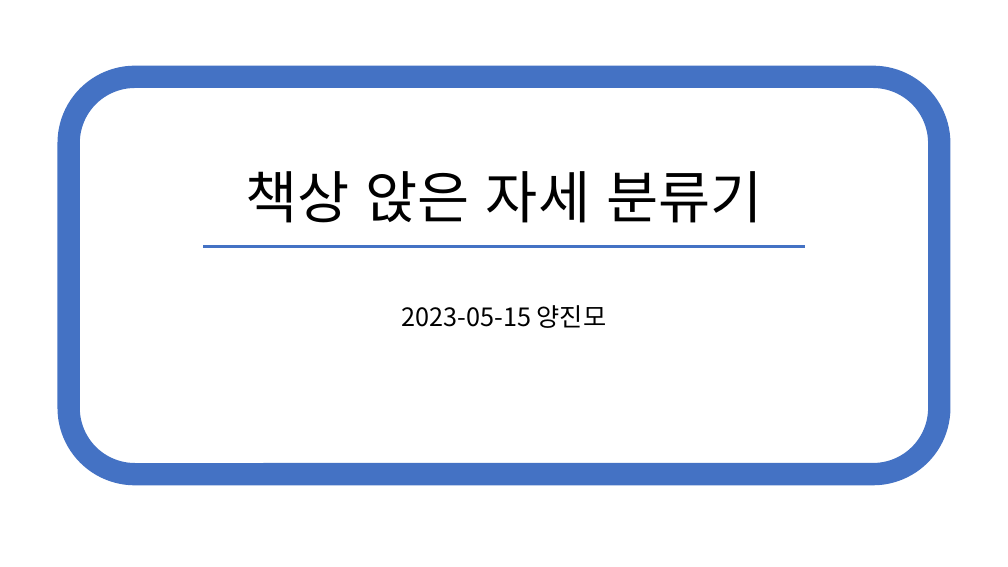
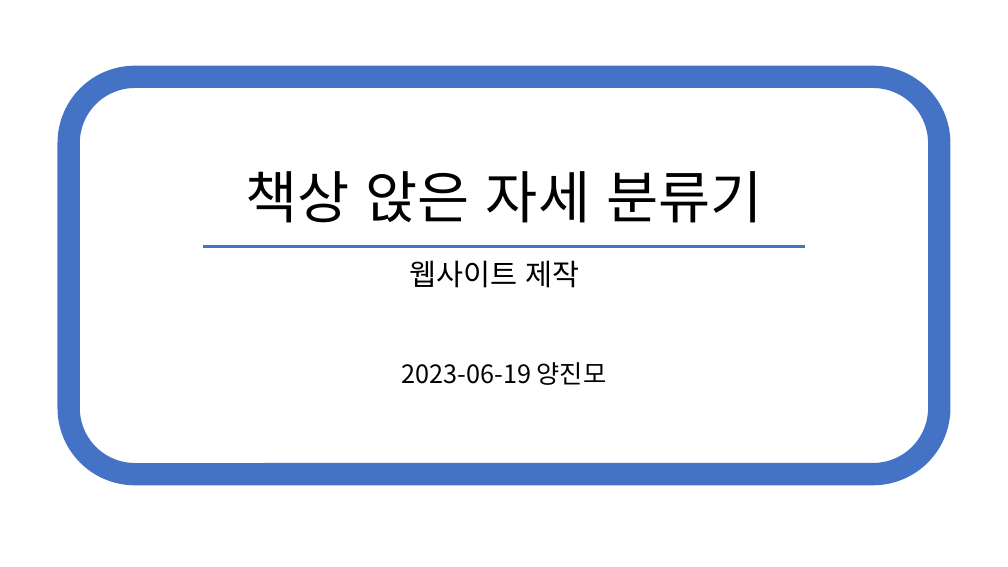
Before and after one commit to yjmd2222/Section-4-Project, a slide deck: slide 1 of 발표 ppt.pptx (slide 2 before the commit). Drawn at 1008x567 pixels with LibreOffice and Linux fonts; fonts in the diff are those of the drawing. Boxes give left, top, right and bottom in pixels: in the first picture for what was removed or moved away, otherwise in the second. Text is boxed around its words. In the diff, an @@ line names an element or a change of style, - is before the commit and + after.

```diff
--- a/발표 ppt.pptx
+++ b/발표 ppt.pptx
@@ text added at <box>410,260,580,288</box>, 28 pt, text #000000 @@
+웹사이트 제작
@@ subtitle at <box>402,362,607,385</box>: text changed @@
-2023-05-15 양진모
+2023-06-19 양진모
```
Also in this commit, not shown: 3 other slides changed, 3 slides added, 5 slides removed.
